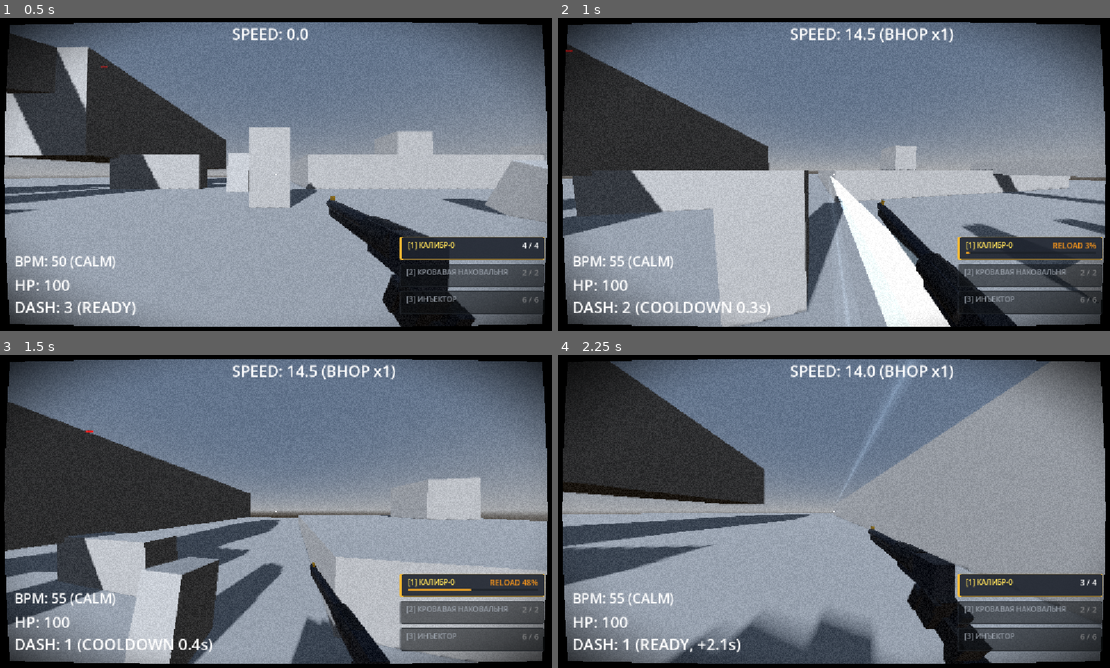
Above: before the commit, frames 1-4 (two rows, left to right).
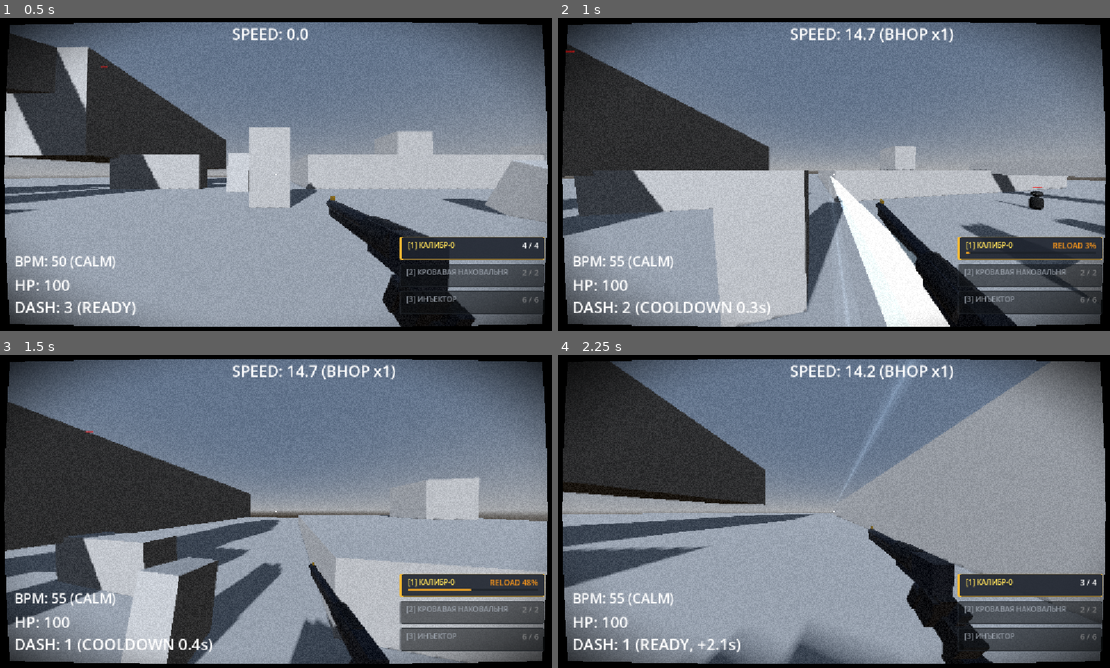
Above: after the commit, the same moments.

Repository: ggou3/voidkill
Game: Godot game, scene res://world.tscn
Two runs of this game, one before a commit and one after it. Both use one fixed random seed, a clock stepped at 60 frames per second and the inputs below.
Inputs (mouse positions are in pixels of both pictures, inside the frame that each line leads up to):
- Up to frame 1 (0.5 s): no input
- Up to frame 2 (1 s): tap Enter at 0.5 s; move the mouse to (867, 174) at 0.52 s; hold W (move_forward) from 0.53 s (still down); hold Right mouse button (alt_fire) from 0.53 s (still down); tap Space (jump) at 0.77 s; tap Shift (dash) at 0.8 s
- Up to frame 3 (1.5 s): keep holding W (move_forward); tap Space (jump) at 1.07 s; move the mouse to (248, 511) at 1.27 s; release Right mouse button (alt_fire) at 1.28 s; tap Shift (dash) at 1.35 s
- Up to frame 4 (2.25 s): keep holding W (move_forward); tap Space (jump) at 1.52, 1.82 s; click (806, 511) at 1.55 s; move the mouse to (850, 505) at 2.02 s; press the mouse at (850, 505) at 2.03 s

Frame 1 is identical in both runs. In frame 2, 0.8% of the frame differs, in the area x 0-99%, y 3-99%; in frame 3, 1.2%; in frame 4, 4.2%, in the area x 0-85%, y 2-99%.

Commit message:
Migrate max speed to continuous BPM interpolation and infinite ammo to OVERDRIVE tier

Diff:
--- a/player.gd
+++ b/player.gd
@@ -119,8 +119,13 @@
 func is_blood_active() -> bool:
 	return is_on_blood or (skills != null and skills.has_blood_buff())
 
+func has_infinite_ammo() -> bool:
+	return skills != null and skills.has_method("get_bpm_tier") and skills.get_bpm_tier() == "OVERDRIVE"
+
 func get_current_max_speed() -> float:
-	return blood_buffed_max_speed if is_blood_active() else normal_max_speed
+	var bpm_val = skills.bpm if is_instance_valid(skills) else 50.0
+	var bpm_ratio = clampf((bpm_val - 50.0) / 150.0, 0.0, 1.0)
+	return lerp(normal_max_speed, blood_buffed_max_speed, bpm_ratio)
 
 func _ready():
 	is_dead = false
@@ -172,9 +177,9 @@
 		elif event.keycode == KEY_3: weapons.switch_weapon(2)
 
 	if event.is_action_pressed("shoot"):
-		weapons.shoot(is_sliding and skills.has_blood_buff())
+		weapons.shoot(has_infinite_ammo())
 	elif event.is_action_pressed("alt_fire") or (event is InputEventMouseButton and event.button_index == MOUSE_BUTTON_RIGHT and event.pressed):
-		weapons.alt_shoot(is_sliding and skills.has_blood_buff())
+		weapons.alt_shoot(has_infinite_ammo())
 	if event.is_action_pressed("reload"):
 		weapons.reload()
 
@@ -204,7 +209,7 @@
 	speed_label.text = "SPEED: " + str(snapped(current_speed, 0.1)) + bhop_text
 	if health_label:
 		health_label.text = "HP: " + str(health)
-	weapons.update_hud(is_sliding and skills.has_blood_buff())
+	weapons.update_hud(has_infinite_ammo())
 
 	if blood_buff_label:
 		var blood_active = is_blood_active()
@@ -649,7 +654,7 @@
 		var floor_normal = get_floor_normal()
 		if floor_normal.y < 0.99:
 			var slope_down = Vector3.DOWN.slide(floor_normal).normalized()
-			var max_slope = min(20.0 if is_blood_active() else 14.5, cap)
+			var max_slope = cap
 			if vel_2d.length() < max_slope:
 				vel_2d += Vector2(slope_down.x, slope_down.z) * 32.0 * delta
 
--- a/weapon_manager.gd
+++ b/weapon_manager.gd
@@ -268,7 +268,7 @@
 					alt_suffix = " (RMB %.1fs)" % anvil_alt_timer
 				elif i == 2 and injector_alt_timer > 0.0:
 					alt_suffix = " (RMB %.1fs)" % injector_alt_timer
-				slot["ammo_text"].text = "INF (BLOOD)" + alt_suffix
+				slot["ammo_text"].text = "INF (OVERDRIVE)" + alt_suffix
 				slot["ammo_text"].add_theme_color_override("font_color", Color(1.0, 0.2, 0.2, 1.0))
 				slot["pbar"].visible = false
 			else:
--- a/world.tscn
+++ b/world.tscn
@@ -147,3 +147,36 @@
 
 [node name="Enemy5" parent="." unique_id=263087414 instance=ExtResource("2_fj7yv")]
 transform = Transform3D(1, 0, 0, 0, 1, 0, 0, 0, 1, 15.511929, 1.499999, 13.479842)
+
+[node name="Enemy8" parent="." unique_id=1385106472 instance=ExtResource("2_fj7yv")]
+transform = Transform3D(1, 0, 0, 0, 1, 0, 0, 0, 1, 10.141079, 1.499999, 18.009266)
+
+[node name="Enemy9" parent="." unique_id=532685386 instance=ExtResource("2_fj7yv")]
+transform = Transform3D(1, 0, 0, 0, 1, 0, 0, 0, 1, 14.585528, 1.499999, 19.369003)
+
+[node name="Enemy10" parent="." unique_id=1046832260 instance=ExtResource("2_fj7yv")]
+transform = Transform3D(1, 0, 0, 0, 1, 0, 0, 0, 1, 19.589489, 1.499999, 19.190437)
+
+[node name="Enemy11" parent="." unique_id=121859366 instance=ExtResource("2_fj7yv")]
+transform = Transform3D(1, 0, 0, 0, 1, 0, 0, 0, 1, 39.203056, 1.499999, 0.27721024)
+
+[node name="Enemy12" parent="." unique_id=1431484 instance=ExtResource("2_fj7yv")]
+transform = Transform3D(1, 0, 0, 0, 1, 0, 0, 0, 1, 37.57531, 1.499999, 7.397129)
+
+[node name="Enemy13" parent="." unique_id=1897983986 instance=ExtResource("2_fj7yv")]
+transform = Transform3D(1, 0, 0, 0, 1, 0, 0, 0, 1, 43.447205, 1.499999, -1.3644791)
+
+[node name="Enemy14" parent="." unique_id=567637708 instance=ExtResource("2_fj7yv")]
+transform = Transform3D(1, 0, 0, 0, 1, 0, 0, 0, 1, 38.550938, 1.499999, -5.518898)
+
+[node name="Enemy15" parent="." unique_id=1173690020 instance=ExtResource("2_fj7yv")]
+transform = Transform3D(1, 0, 0, 0, 1, 0, 0, 0, 1, 28.100101, 1.499999, 6.0826817)
+
+[node name="Enemy16" parent="." unique_id=285830963 instance=ExtResource("2_fj7yv")]
+transform = Transform3D(1, 0, 0, 0, 1, 0, 0, 0, 1, 29.40879, 1.4999971, 12.996422)
+
+[node name="Enemy17" parent="." unique_id=388801758 instance=ExtResource("2_fj7yv")]
+transform = Transform3D(1, 0, 0, 0, 1, 0, 0, 0, 1, 28.842916, 1.4999971, -5.0618935)
+
+[node name="Enemy18" parent="." unique_id=1036245705 instance=ExtResource("2_fj7yv")]
+transform = Transform3D(1, 0, 0, 0, 1, 0, 0, 0, 1, 23.563696, 1.4999971, -10.342056)
Not shown, changed: DESIGN.md
